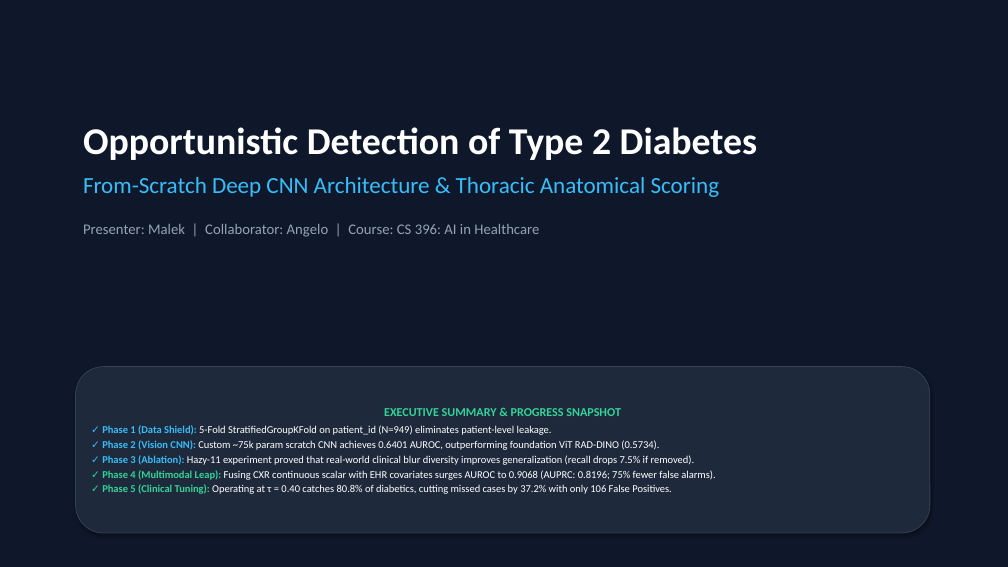
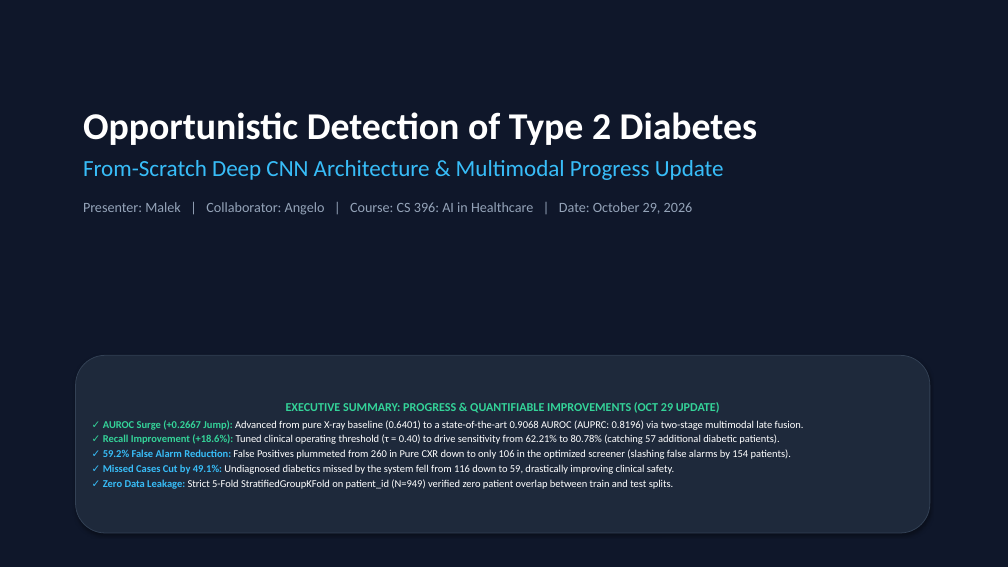
Before and after one commit to UnusualGelo/Oppurtunistic_Detection_of_Type_II_Diabetes, a slide deck: slide 1 of malek_and_angelo/malek/Malek_T2D_CNN_Presentation.pptx. Drawn at 1008x567 pixels with LibreOffice and Linux fonts; fonts in the diff are those of the drawing. Boxes give left, top, right and bottom in pixels: in the first picture for what was removed or moved away, otherwise in the second. Text is boxed around its words. In the diff, an @@ line names an element or a change of style, - is before the commit and + after.

Commit message:
feat(slides): update presentation to October 29 with dedicated quantifiable improvement showcase and delta benchmark table

```diff
--- a/malek_and_angelo/malek/Malek_T2D_CNN_Presentation.pptx
+++ b/malek_and_angelo/malek/Malek_T2D_CNN_Presentation.pptx
@@ text "Opportunistic Detection of Type 2 ...": place and size @@
-text "Opportunistic Detection of Type 2 ..." at [83, 127, 757, 237]
+text "Opportunistic Detection of Type 2 ..." at [83, 112, 757, 215]
@@ text at [83, 112, 757, 145]: less space between paragraphs @@
@@ text at [83, 160, 724, 215]: text changed; size 14 to 13.5 pt @@
-From-Scratch Deep CNN Architecture & Thoracic Anatomical Scoring
-Presenter: Malek | Collaborator: Angelo | Course: CS 396: AI in Healthcare
+From-Scratch Deep CNN Architecture & Multimodal Progress Update
+Presenter: Malek | Collaborator: Angelo | Course: CS 396: AI in Healthcare | Date: October 29, 2026
@@ rounded rectangle "EXECUTIVE SUMMARY: PROGRESS & QUANTIFIABLE ...": place and size @@
-rounded rectangle "EXECUTIVE SUMMARY: PROGRESS & QUANTIFIABLE ..." at [76, 367, 930, 533]
+rounded rectangle "EXECUTIVE SUMMARY: PROGRESS & QUANTIFIABLE ..." at [76, 355, 930, 533]
@@ text in rounded rectangle at [103, 402, 804, 489]: text changed @@
-EXECUTIVE SUMMARY & PROGRESS SNAPSHOT
-✓ Phase 1 (Data Shield): 5-Fold StratifiedGroupKFold on patient_id (N=949) eliminates patient-level leakage.
-✓ Phase 2 (Vision CNN): Custom ~75k param scratch CNN achieves 0.6401 AUROC, outperforming foundation ViT RAD-DINO (0.5734).
-✓ Phase 3 (Ablation): Hazy-11 experiment proved that real-world clinical blur diversity improves generalization (recall drops 7.5% if removed).
-✓ Phase 4 (Multimodal Leap): Fusing CXR continuous scalar with EHR covariates surges AUROC to 0.9068 (AUPRC: 0.8196; 75% fewer false alarms).
-✓ Phase 5 (Clinical Tuning): Operating at τ = 0.40 catches 80.8% of diabetics, cutting missed cases by 37.2% with only 106 False Positives.
+EXECUTIVE SUMMARY: PROGRESS & QUANTIFIABLE IMPROVEMENTS (OCT 29 UPDATE)
+✓ AUROC Surge (+0.2667 Jump): Advanced from pure X-ray baseline (0.6401) to a state-of-the-art 0.9068 AUROC (AUPRC: 0.8196) via two-stage multimodal late fusion.
+✓ Recall Improvement (+18.6%): Tuned clinical operating threshold (τ = 0.40) to drive sensitivity from 62.21% to 80.78% (catching 57 additional diabetic patients).
+✓ 59.2% False Alarm Reduction: False Positives plummeted from 260 in Pure CXR down to only 106 in the optimized screener (slashing false alarms by 154 patients).
+✓ Missed Cases Cut by 49.1%: Undiagnosed diabetics missed by the system fell from 116 down to 59, drastically improving clinical safety.
+✓ Zero Data Leakage: Strict 5-Fold StratifiedGroupKFold on patient_id (N=949) verified zero patient overlap between train and test splits.
```
Also in this commit, not shown: 1 other slide changed, 1 slide added, 1 slide removed, 1 other file.
